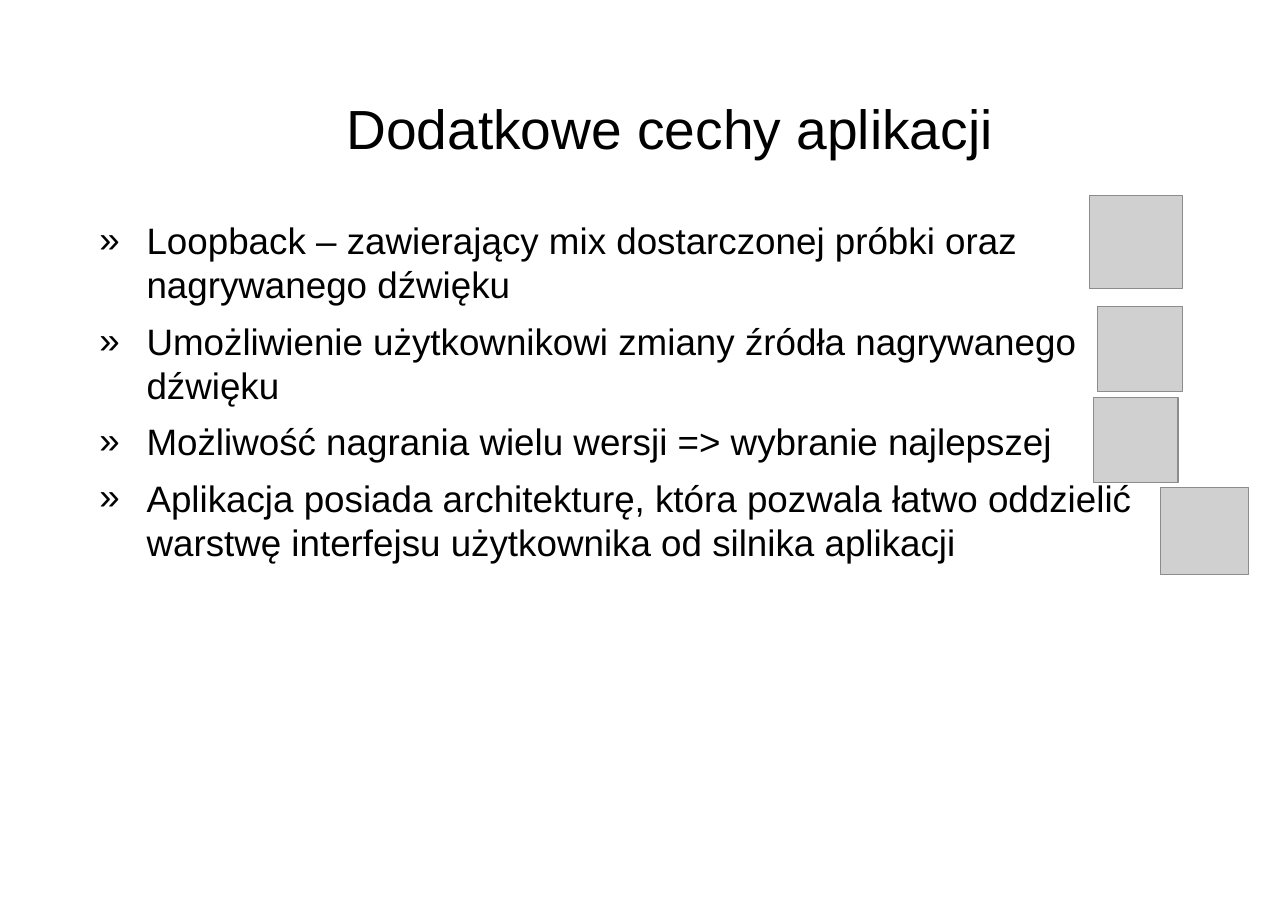
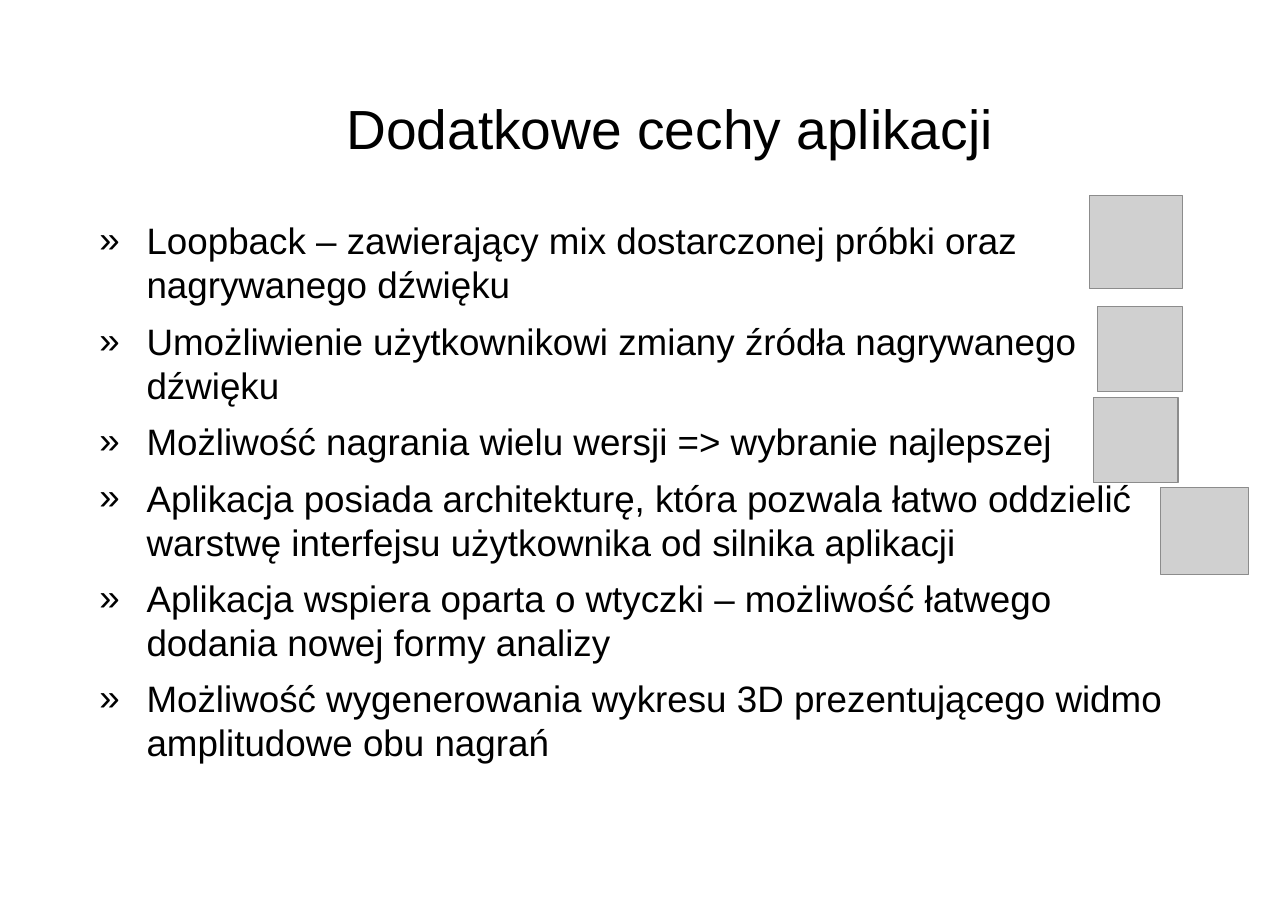
Before and after one commit to maciejj04/Apollo, a slide deck: slide 9 of docs/Seminatium1.odp. Drawn at 1288x911 pixels with LibreOffice and Linux fonts; fonts in the diff are those of the drawing; grey boxes stand for pictures; background and template pictures are left out. Boxes give left, top, right and bottom in pixels: in the first picture for what was removed or moved away, otherwise in the second. Text is boxed around its words. In the diff, an @@ line names an element or a change of style, - is before the commit and + after.

```diff
--- a/docs/Seminatium1.odp
+++ b/docs/Seminatium1.odp
@@ text at (x1=147, y1=585, x2=1162, y2=764): paragraphs added @@
+» Aplikacja wspiera oparta o wtyczki – możliwość łatwego dodania nowej formy analizy
+» Możliwość wygenerowania wykresu 3D prezentującego widmo amplitudowe obu nagrań
```
Also in this commit, not shown: 5 other slides changed, 9 other files.
